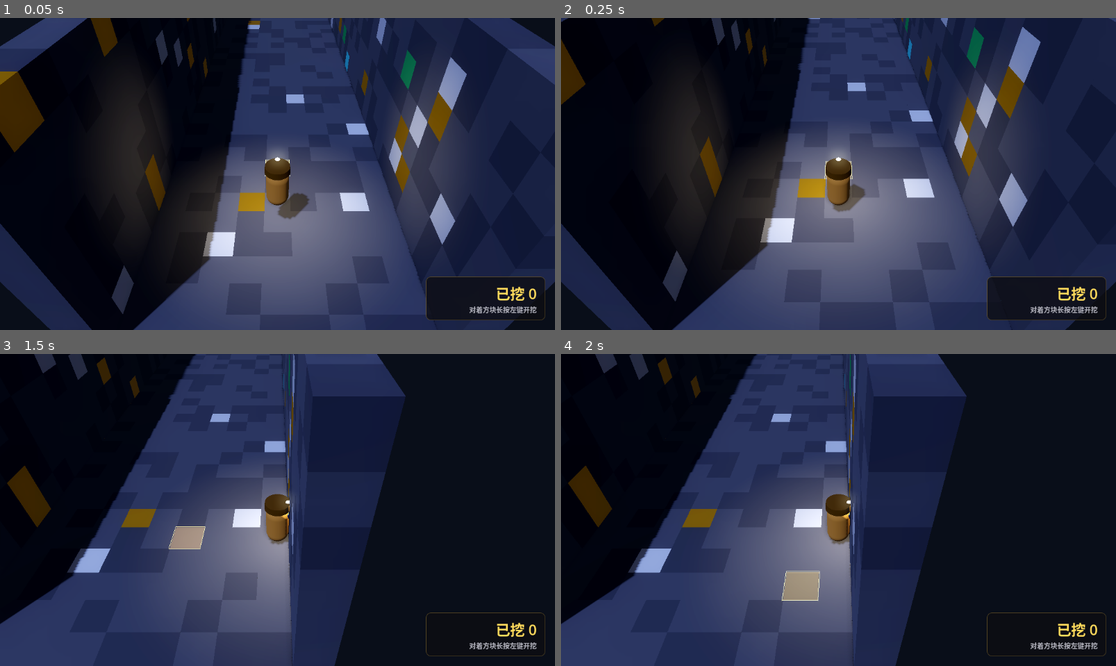
Above: before the commit, frames 1-4 (two rows, left to right).
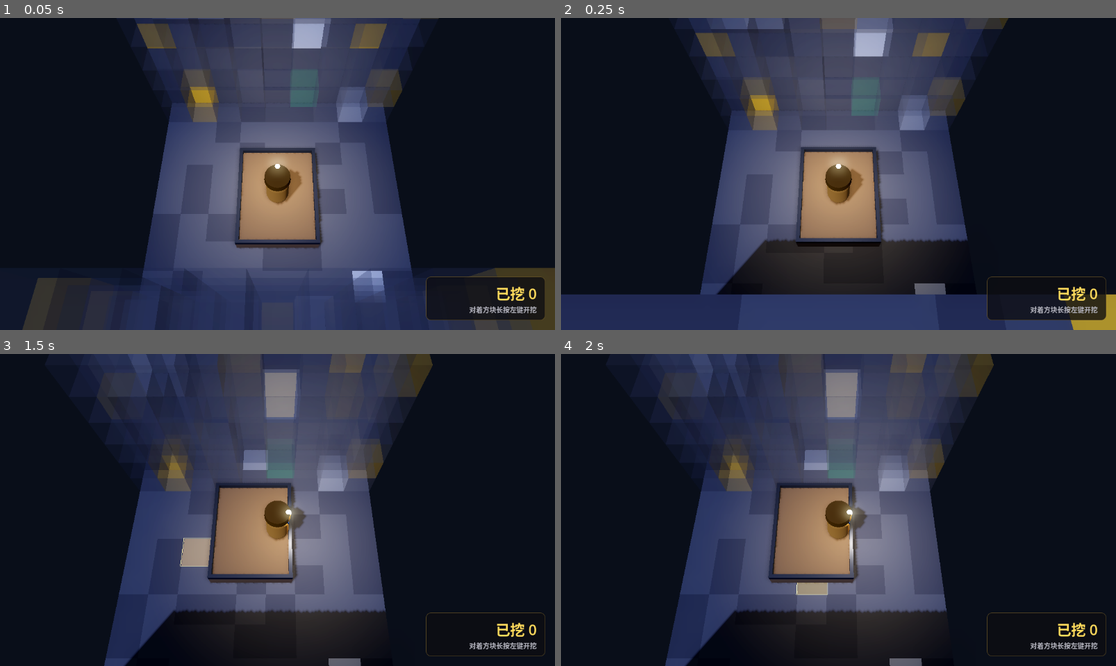
Above: after the commit, the same moments.

Repository: Niannya/VoxelGame
Game: Godot game, scene res://scenes/levels/mine_playground.tscn
Two runs of this game, one before a commit and one after it. Both use one fixed random seed, a clock stepped at 60 frames per second and the inputs below.
Inputs (mouse positions are in pixels of both pictures, inside the frame that each line leads up to):
- Up to frame 1 (0.05 s): no input
- Up to frame 2 (0.25 s): no input
- Up to frame 3 (1.5 s): tap Enter (ui_accept) at 0.5 s; move the mouse to (399, 494) at 0.52 s; press the mouse at (399, 494) at 0.53 s; hold D (move_right) 0.53-1.25 s; tap Space (jump) at 0.77 s; release the mouse at (399, 494) at 1.25 s; drag from (166, 525) to (249, 572) at 1.27 s
- Up to frame 4 (2 s): no input

The runs differ from the first frame. In frame 1, 61% of the frame differs, in the area x 0-100%, y 0-100%; in frame 2, 62%; in frame 3, 42%; in frame 4, 42%.

Commit message:
feat: minecart as auto-advancing platform, plugged tunnel, ghosted ore
- voxel_world: remove side walls, fill the whole passage ahead with ore
  (player must dig through), two-layer MultiMesh (solid + ghost) so un-mined
  blocks near the cart turn translucent and stop blocking the view
- mine_cart: AnimatableBody3D platform that advances on its own, stops when its
  bounding box hits ore, resumes once the row is cleared
- player: clamp to the platform deck while riding it
- player camera: near top-down (-64 deg) with slight forward tilt
- mining: shorter break time (0.4s) since a 3-wide corridor must be dug

Diff:
--- a/scenes/levels/mine_playground.tscn
+++ b/scenes/levels/mine_playground.tscn
@@ -1,16 +1,17 @@
-[gd_scene load_steps=6 format=3]
+[gd_scene load_steps=8 format=3]
 
 [ext_resource type="PackedScene" path="res://scenes/player/player.tscn" id="1_player"]
 [ext_resource type="PackedScene" path="res://scenes/ui/mining_hud.tscn" id="2_hud"]
 [ext_resource type="Script" path="res://scripts/systems/mining_controller.gd" id="3_mining"]
 [ext_resource type="Script" path="res://scripts/world/voxel_world.gd" id="4_world"]
+[ext_resource type="PackedScene" path="res://scenes/world/mine_cart.tscn" id="5_cart"]
 
 [sub_resource type="Environment" id="Environment_main"]
 background_mode = 1
 background_color = Color(0.018, 0.02, 0.028, 1)
 ambient_light_source = 2
 ambient_light_color = Color(0.2, 0.22, 0.3, 1)
-ambient_light_energy = 0.65
+ambient_light_energy = 0.85
 tonemap_mode = 2
 glow_enabled = true
 glow_intensity = 0.7
@@ -20,7 +21,7 @@
 ssao_intensity = 2.2
 fog_enabled = true
 fog_light_color = Color(0.05, 0.06, 0.09, 1)
-fog_density = 0.014
+fog_density = 0.011
 
 [node name="MinePlayground" type="Node3D"]
 
@@ -36,8 +37,13 @@
 [node name="VoxelWorld" type="Node3D" parent="." groups=["voxel_world"]]
 script = ExtResource("4_world")
 
+[node name="MineCart" parent="." instance=ExtResource("5_cart")]
+position = Vector3(0, 0, 3)
+world_path = NodePath("../VoxelWorld")
+
 [node name="Player" parent="." instance=ExtResource("1_player")]
-position = Vector3(0, 0.6, 2)
+position = Vector3(0, 0.05, 3)
+platform_path = NodePath("../MineCart")
 
 [node name="MiningHUD" parent="." instance=ExtResource("2_hud")]
 
--- a/scenes/player/player.tscn
+++ b/scenes/player/player.tscn
@@ -79,8 +79,8 @@
 shadow_enabled = false
 
 [node name="Camera3D" type="Camera3D" parent="."]
-position = Vector3(0, 8.5, 8)
-rotation_degrees = Vector3(-42, 0, 0)
+position = Vector3(0, 11, 4.5)
+rotation_degrees = Vector3(-64, 0, 0)
 fov = 50.0
 near = 0.1
 far = 200.0
--- /dev/null
+++ b/scenes/world/mine_cart.tscn
@@ -0,0 +1,58 @@
+[gd_scene load_steps=7 format=3]
+
+[ext_resource type="Script" path="res://scripts/world/mine_cart.gd" id="1_cart"]
+
+[sub_resource type="BoxShape3D" id="BoxShape3D_deck"]
+size = Vector3(2.8, 0.5, 3.6)
+
+[sub_resource type="BoxMesh" id="BoxMesh_deck"]
+size = Vector3(2.8, 0.5, 3.6)
+
+[sub_resource type="StandardMaterial3D" id="Mat_deck"]
+albedo_color = Color(0.46, 0.34, 0.22, 1)
+roughness = 0.85
+
+[sub_resource type="BoxMesh" id="BoxMesh_rim"]
+size = Vector3(2.8, 0.18, 0.12)
+
+[sub_resource type="BoxMesh" id="BoxMesh_rim_z"]
+size = Vector3(0.12, 0.18, 3.6)
+
+[sub_resource type="StandardMaterial3D" id="Mat_rim"]
+albedo_color = Color(0.28, 0.29, 0.33, 1)
+metallic = 0.7
+roughness = 0.40
+
+[node name="MineCart" type="AnimatableBody3D"]
+script = ExtResource("1_cart")
+
+[node name="Collision" type="CollisionShape3D" parent="."]
+transform = Transform3D(1, 0, 0, 0, 1, 0, 0, 0, 1, 0, -0.25, 0)
+shape = SubResource("BoxShape3D_deck")
+
+[node name="Visual" type="Node3D" parent="."]
+
+[node name="Deck" type="MeshInstance3D" parent="Visual"]
+transform = Transform3D(1, 0, 0, 0, 1, 0, 0, 0, 1, 0, -0.25, 0)
+mesh = SubResource("BoxMesh_deck")
+surface_material_override/0 = SubResource("Mat_deck")
+
+[node name="RimFront" type="MeshInstance3D" parent="Visual"]
+transform = Transform3D(1, 0, 0, 0, 1, 0, 0, 0, 1, 0, 0.09, -1.74)
+mesh = SubResource("BoxMesh_rim")
+surface_material_override/0 = SubResource("Mat_rim")
+
+[node name="RimBack" type="MeshInstance3D" parent="Visual"]
+transform = Transform3D(1, 0, 0, 0, 1, 0, 0, 0, 1, 0, 0.09, 1.74)
+mesh = SubResource("BoxMesh_rim")
+surface_material_override/0 = SubResource("Mat_rim")
+
+[node name="RimLeft" type="MeshInstance3D" parent="Visual"]
+transform = Transform3D(1, 0, 0, 0, 1, 0, 0, 0, 1, -1.34, 0.09, 0)
+mesh = SubResource("BoxMesh_rim_z")
+surface_material_override/0 = SubResource("Mat_rim")
+
+[node name="RimRight" type="MeshInstance3D" parent="Visual"]
+transform = Transform3D(1, 0, 0, 0, 1, 0, 0, 0, 1, 1.34, 0.09, 0)
+mesh = SubResource("BoxMesh_rim_z")
+surface_material_override/0 = SubResource("Mat_rim")
--- a/scripts/player/player.gd
+++ b/scripts/player/player.gd
@@ -10,8 +10,18 @@
 @export var gravity: float = 24.0
 ## 起跳速度按「至少能跳上一格方块」定：v²/(2g) = 7.5²/48 ≈ 1.17 格
 @export var jump_velocity: float = 7.5
+## 绑定移动平台后，玩家只能在平台顶面范围内活动
+@export var platform_path: NodePath
+@export var platform_margin: float = 0.5
 
 @onready var visual: Node3D = $Visual
+
+var _platform: Node3D
+
+
+func _ready() -> void:
+	if not platform_path.is_empty():
+		_platform = get_node_or_null(platform_path)
 
 
 func _physics_process(delta: float) -> void:
@@ -37,3 +47,18 @@
 		velocity.y -= gravity * delta
 
 	move_and_slide()
+	_clamp_to_platform()
+
+
+func _clamp_to_platform() -> void:
+	## 把玩家夹在平台顶面内。平台自己会带着玩家走（移动平台速度传递），
+	## 这里只负责不让玩家跑出平台边缘。
+	if _platform == null:
+		return
+
+	var hw: float = _platform.deck_half_width - platform_margin
+	var hd: float = _platform.deck_half_depth - platform_margin
+	var local := _platform.to_local(global_position)
+	local.x = clampf(local.x, -hw, hw)
+	local.z = clampf(local.z, -hd, hd)
+	global_position = _platform.to_global(local)
--- a/scripts/systems/mining_controller.gd
+++ b/scripts/systems/mining_controller.gd
@@ -11,7 +11,7 @@
 @export var world_path: NodePath
 @export var hud_path: NodePath
 @export var max_distance: float = 18.0
-@export var break_time: float = 0.55
+@export var break_time: float = 0.4
 
 var total_broken: int = 0
 var broken_by_type: Dictionary = {}
--- /dev/null
+++ b/scripts/world/mine_cart.gd
@@ -0,0 +1,44 @@
+extends AnimatableBody3D
+## 移动平台式矿车：自动向前推进，前方有矿则停下，玩家挖开后继续走。
+## 平台顶面（本节点原点所在的 y）就是玩家站立面。
+
+@export var world_path: NodePath
+@export var speed: float = 2.2
+@export var deck_half_width: float = 1.4
+@export var deck_half_depth: float = 1.8
+@export var clearance_height: float = 1.45
+
+var blocked: bool = false
+
+var _world: Node3D
+var _last_ghost_z: float = 1e9
+
+
+func _ready() -> void:
+	_world = get_node_or_null(world_path)
+	if _world:
+		_world.update_ghosting(global_position)
+
+
+func _physics_process(delta: float) -> void:
+	if _world == null:
+		return
+
+	var step := speed * delta
+	var next := global_position + Vector3(0, 0, -step)
+
+	# 用车身包围盒探前方一格，有矿就停住，等玩家挖开
+	blocked = _world.is_blocked_at(
+		next,
+		deck_half_width,
+		deck_half_depth,
+		global_position.y + 0.05,
+		global_position.y + clearance_height)
+
+	if not blocked:
+		global_position = next
+
+	# 走出一段就重算虚化范围
+	if absf(global_position.z - _last_ghost_z) > 0.5:
+		_last_ghost_z = global_position.z
+		_world.update_ghosting(global_position)
--- a/scripts/world/voxel_world.gd
+++ b/scripts/world/voxel_world.gd
@@ -1,24 +1,29 @@
 extends Node3D
-## 运行时体素世界：持有方块网格数据、渲染用 MultiMesh、以及可破坏的碰撞体。
-## 与烘焙版矿洞不同，这里每块方块都有坐标可查，才能做射线拾取和破坏。
+## 运行时体素世界。
+## 结构：起始空腔（矿车停靠）+ 前方整段矿道被矿体填满，必须由玩家挖开。
+## 不生成侧墙，避免俯视角下遮挡视野。
+## 渲染分两层 MultiMesh：实体层（不透明）与虚化层（半透明），
+## 靠近矿车的未挖方块切到虚化层，免得挡住后面的矿。
 
 const BLOCK := 1.0
+## 零缩放 + 挪到远处，等价于隐藏该实例
+var _hidden_xf := Transform3D(Basis.IDENTITY.scaled(Vector3.ZERO), Vector3(0, -9999, 0))
 
 @export var rng_seed: int = 20261120
-@export var interior_half_width: int = 4   # 内部半宽（块），4 => 内部 9 格宽
-@export var interior_height: int = 6       # 内部高度（块）
+@export var interior_half_width: int = 4   # 内部半宽（块），4 => 9 格宽
+@export var interior_height: int = 6       # 填矿高度（块）
 @export var tunnel_length: int = 40        # 纵深（块）
-@export var z_start: int = 6               # 起点 z
+@export var z_start: int = 6               # 起始空腔尾端 z
+@export var chamber_length: int = 7        # 起始空腔长度
+@export var ghost_radius: float = 4.0      # 矿车前后多远的未挖方块要虚化
 
 signal block_broken(pos: Vector3i, key: String)
 
-var grid: Dictionary = {}                  # Vector3i -> String（方块类型）
-var _instance_index: Dictionary = {}       # Vector3i -> int（在对应 MultiMesh 里的下标）
-var _multimeshes: Dictionary = {}          # key -> MultiMesh
-var _collisions: Dictionary = {}           # Vector3i -> CollisionShape3D
-var _mats: Dictionary = {}
-var _shared_box_shape: BoxShape3D
-var _body: StaticBody3D
+var grid: Dictionary = {}                  # Vector3i -> String
+var _index: Dictionary = {}                # Vector3i -> int（两层 MultiMesh 共用下标）
+var _solid: Dictionary = {}                # key -> MultiMesh
+var _ghost: Dictionary = {}                # key -> MultiMesh
+var _ghosted: Dictionary = {}              # Vector3i -> true
 var _rng := RandomNumberGenerator.new()
 var _built := false
 
@@ -35,32 +40,36 @@
 		return
 	_built = true
 	_rng.seed = rng_seed
-
-	_make_materials()
 	_fill_grid()
 	_build_visuals()
-	_build_collision()
+
+
+func chamber_end_z() -> int:
+	return z_start - chamber_length + 1
 
 
 func _fill_grid() -> void:
 	var hw := interior_half_width
 	var h := interior_height
 	var z_lo := z_start - tunnel_length + 1
-
+	var chamber_end := chamber_end_z()
+
+	# 地板两层，贯穿全程
 	for k in range(z_lo, z_start + 1):
-		for i in range(-hw - 1, hw + 2):
-			# 地板铺两层：挖穿第一层能看见下面的岩层，而不是直接露出虚空
+		for i in range(-hw, hw + 1):
 			grid[Vector3i(i, -1, k)] = _pick(0.05)
 			grid[Vector3i(i, -2, k)] = _pick(0.05)
-		for j in range(-2, h + 1):
-			grid[Vector3i(-hw - 1, j, k)] = _pick(0.11)
-			grid[Vector3i(hw + 1, j, k)] = _pick(0.11)
-
-	# 尽头待挖的矿壁
-	for dz in [1, 2]:
-		for i in range(-hw - 1, hw + 2):
-			for j in range(-2, h + 1):
-				grid[Vector3i(i, j, z_lo - dz)] = _pick(0.22)
+
+	# 空腔之后整段堵死，玩家必须自己挖开
+	for k in range(z_lo, chamber_end):
+		for i in range(-hw, hw + 1):
+			for j in range(0, h):
+				grid[Vector3i(i, j, k)] = _pick(0.12)
+
+	# 空腔尾墙，避免回望看到虚空
+	for i in range(-hw, hw + 1):
+		for j in range(-2, h):
+			grid[Vector3i(i, j, z_start + 1)] = _pick(0.08)
 
 
 func _pick(ore_chance: float) -> String:
@@ -76,30 +85,7 @@
 	return "stone_a" if _rng.randf() < 0.68 else "stone_b"
 
 
-func _make_materials() -> void:
-	_mats["stone_a"] = _mat(Color(0.335, 0.330, 0.355), 0.95, 0.0)
-	_mats["stone_b"] = _mat(Color(0.272, 0.267, 0.296), 0.95, 0.0)
-	_mats["gold"] = _mat(Color(0.80, 0.60, 0.15), 0.30, 0.70, Color(0.55, 0.38, 0.05), 0.35)
-	_mats["quartz"] = _mat(Color(0.85, 0.86, 0.90), 0.20, 0.10, Color(0.32, 0.34, 0.42), 0.25)
-	_mats["diamond"] = _mat(Color(0.38, 0.78, 0.88), 0.12, 0.30, Color(0.10, 0.38, 0.48), 0.55)
-	_mats["emerald"] = _mat(Color(0.25, 0.68, 0.42), 0.18, 0.25, Color(0.05, 0.30, 0.15), 0.45)
-
-
-func _mat(albedo: Color, roughness: float, metallic: float,
-		emission: Color = Color.BLACK, emission_energy: float = 0.0) -> StandardMaterial3D:
-	var m := StandardMaterial3D.new()
-	m.albedo_color = albedo
-	m.roughness = roughness
-	m.metallic = metallic
-	if emission_energy > 0.0:
-		m.emission_enabled = true
-		m.emission = emission
-		m.emission_energy_multiplier = emission_energy
-	return m
-
-
 func _build_visuals() -> void:
-	# 先按类型分组，才能一次分配固定 instance_count
 	var by_key: Dictionary = {}
 	for pos in grid:
 		var key: String = grid[pos]
@@ -109,78 +95,146 @@
 
 	for key in by_key:
 		var positions: Array = by_key[key]
-		var mm := MultiMesh.new()
-		mm.transform_format = MultiMesh.TRANSFORM_3D
-		var box := BoxMesh.new()
-		box.size = Vector3(BLOCK, BLOCK, BLOCK)
-		box.material = _mats[key]
-		mm.mesh = box
-		mm.instance_count = positions.size()
-		for idx in positions.size():
-			var p: Vector3i = positions[idx]
-			mm.set_instance_transform(idx, Transform3D(Basis.IDENTITY, Vector3(p) * BLOCK))
-			_instance_index[p] = idx
-		var inst := MultiMeshInstance3D.new()
-		inst.name = "Blocks_" + key
-		inst.multimesh = mm
-		add_child(inst)
-		_multimeshes[key] = mm
-
-
-func _build_collision() -> void:
-	_shared_box_shape = BoxShape3D.new()
-	_shared_box_shape.size = Vector3(BLOCK, BLOCK, BLOCK)
-
-	_body = StaticBody3D.new()
-	_body.name = "BlockCollision"
-	add_child(_body)
-
-	# 只给「露在空气里」的方块建碰撞体，内部的看不见也摸不到
+		_solid[key] = _make_multimesh(positions, key, false)
+		_ghost[key] = _make_multimesh(positions, key, true)
+
+		var s := MultiMeshInstance3D.new()
+		s.name = "Solid_" + key
+		s.multimesh = _solid[key]
+		add_child(s)
+
+		var g := MultiMeshInstance3D.new()
+		g.name = "Ghost_" + key
+		g.multimesh = _ghost[key]
+		g.cast_shadow = GeometryInstance3D.SHADOW_CASTING_SETTING_OFF
+		add_child(g)
+
+
+func _make_multimesh(positions: Array, key: String, ghost: bool) -> MultiMesh:
+	var mm := MultiMesh.new()
+	mm.transform_format = MultiMesh.TRANSFORM_3D
+	var box := BoxMesh.new()
+	box.size = Vector3(BLOCK, BLOCK, BLOCK)
+	box.material = _material(key, ghost)
+	mm.mesh = box
+	mm.instance_count = positions.size()
+
+	for idx in positions.size():
+		var p: Vector3i = positions[idx]
+		mm.set_instance_transform(idx, _hidden_xf if ghost else Transform3D(Basis.IDENTITY, Vector3(p) * BLOCK))
+		_index[p] = idx
+	return mm
+
+
+func _base_color(key: String) -> Color:
+	match key:
+		"gold":
+			return Color(0.80, 0.60, 0.15)
+		"quartz":
+			return Color(0.85, 0.86, 0.90)
+		"diamond":
+			return Color(0.38, 0.78, 0.88)
+		"emerald":
+			return Color(0.25, 0.68, 0.42)
+		"stone_b":
+			return Color(0.272, 0.267, 0.296)
+		_:
+			return Color(0.335, 0.330, 0.355)
+
+
+func _material(key: String, ghost: bool) -> StandardMaterial3D:
+	var base := _base_color(key)
+	var m := StandardMaterial3D.new()
+	m.albedo_color = base
+	m.roughness = 0.6 if ghost else 0.92
+	m.metallic = 0.2 if ghost else 0.05
+
+	if key in ["gold", "quartz", "diamond", "emerald"]:
+		m.emission_enabled = true
+		m.emission = base * 0.6
+		m.emission_energy_multiplier = 0.5 if ghost else 0.35
+
+	if ghost:
+		m.transparency = BaseMaterial3D.TRANSPARENCY_ALPHA
+		m.albedo_color.a = 0.32
+		m.roughness = 0.85
+	return m
+
+
+# ---------------------------------------------------------------- 虚化
+
+func update_ghosting(center: Vector3) -> void:
+	var want: Dictionary = {}
 	for pos in grid:
-		if _is_exposed(pos):
-			_ensure_collision(pos)
-
-
-func _is_exposed(pos: Vector3i) -> bool:
-	return not grid.has(pos + Vector3i.UP) \
-		or not grid.has(pos + Vector3i.DOWN) \
-		or not grid.has(pos + Vector3i.LEFT) \
-		or not grid.has(pos + Vector3i.RIGHT) \
-		or not grid.has(pos + Vector3i.FORWARD) \
-		or not grid.has(pos + Vector3i.BACK)
-
-
-func _ensure_collision(pos: Vector3i) -> void:
-	if _collisions.has(pos):
+		if pos.y < 0:
+			continue
+		if absf(float(pos.z) - center.z) <= ghost_radius:
+			want[pos] = true
+
+	for pos in want:
+		if not _ghosted.has(pos):
+			_set_ghost(pos, true)
+
+	for pos in _ghosted.keys():
+		if not want.has(pos) and grid.has(pos):
+			_set_ghost(pos, false)
+
+
+func _set_ghost(pos: Vector3i, on: bool) -> void:
+	var key: String = grid.get(pos, "")
+	if not _solid.has(key):
 		return
-	var cs := CollisionShape3D.new()
-	cs.shape = _shared_box_shape
-	cs.position = Vector3(pos) * BLOCK
-	_body.add_child(cs)
-	_collisions[pos] = cs
-
-
-func _drop_collision(pos: Vector3i) -> void:
-	if _collisions.has(pos):
-		_collisions[pos].queue_free()
-		_collisions.erase(pos)
+	var idx: int = _index.get(pos, -1)
+	if idx < 0:
+		return
+	var here := Transform3D(Basis.IDENTITY, Vector3(pos) * BLOCK)
+	_solid[key].set_instance_transform(idx, _hidden_xf if on else here)
+	_ghost[key].set_instance_transform(idx, here if on else _hidden_xf)
+	if on:
+		_ghosted[pos] = true
+	else:
+		_ghosted.erase(pos)
+
+
+func ghosted_count() -> int:
+	return _ghosted.size()
+
+
+# ---------------------------------------------------------------- 碰撞查询
+
+func cell_of(p: float) -> int:
+	return floori(p + 0.5)
+
+
+func _cells(a: float, b: float) -> Array[int]:
+	var out: Array[int] = []
+	for v in range(cell_of(a), cell_of(b - 0.0001) + 1):
+		out.append(v)
+	return out
+
+
+func is_blocked_at(center: Vector3, half_w: float, half_d: float,
+		y_min: float, y_max: float) -> bool:
+	for i in _cells(center.x - half_w, center.x + half_w):
+		for j in _cells(y_min, y_max):
+			for k in _cells(center.z - half_d, center.z + half_d):
+				if grid.has(Vector3i(i, j, k)):
+					return true
+	return false
 
 
 # ---------------------------------------------------------------- 拾取 / 破坏
 
 func raycast_block(origin: Vector3, dir: Vector3, max_dist: float = 60.0) -> Dictionary:
-	## 体素 DDA 遍历：不依赖碰撞体，直接在网格里找第一个实心格。
-	## 返回 {hit: bool, pos: Vector3i, normal: Vector3i}
+	## 体素 DDA：不依赖碰撞体，直接在网格里找第一个实心格。
 	if dir.length_squared() < 0.000001:
 		return {"hit": false}
 
 	var d := dir.normalized()
-	# 方块 i 覆盖 [i-0.5, i+0.5)，平移到 q=p+0.5 后正好是 [i, i+1)
 	var o := origin + Vector3(0.5, 0.5, 0.5)
 	var cell := Vector3i(floori(o.x), floori(o.y), floori(o.z))
 	var step := Vector3i(_axis_step(d.x), _axis_step(d.y), _axis_step(d.z))
-	var t_delta := Vector3(
-		_inv_or_inf(d.x), _inv_or_inf(d.y), _inv_or_inf(d.z))
+	var t_delta := Vector3(_inv_or_inf(d.x), _inv_or_inf(d.y), _inv_or_inf(d.z))
 	var t_max := Vector3(
 		_first_t(o.x, cell.x, d.x), _first_t(o.y, cell.y, d.y), _first_t(o.z, cell.z, d.z))
 
@@ -246,21 +300,14 @@
 		return false
 
 	var key: String = grid[pos]
-	var idx: int = _instance_index.get(pos, -1)
-	var mm: MultiMesh = _multimeshes.get(key)
-	if mm != null and idx >= 0:
-		# 缩到零并把实例挪远，等价于隐藏（直接减 instance_count 会打乱下标）
-		mm.set_instance_transform(idx, Transform3D(Basis().scaled(Vector3.ZERO), Vector3(0, -9999, 0)))
-
-	_drop_collision(pos)
+	var idx: int = _index.get(pos, -1)
+	if _solid.has(key) and idx >= 0:
+		_solid[key].set_instance_transform(idx, _hidden_xf)
+		_ghost[key].set_instance_transform(idx, _hidden_xf)
+
+	_ghosted.erase(pos)
 	grid.erase(pos)
-	_instance_index.erase(pos)
-
-	# 破开之后邻居暴露出来，补上碰撞体
-	for offset in [Vector3i.UP, Vector3i.DOWN, Vector3i.LEFT, Vector3i.RIGHT, Vector3i.FORWARD, Vector3i.BACK]:
-		var n: Vector3i = pos + offset
-		if grid.has(n):
-			_ensure_collision(n)
+	_index.erase(pos)
 
 	block_broken.emit(pos, key)
 	return true
--- /dev/null
+++ b/tools/capture_cart.gd
@@ -0,0 +1,47 @@
+extends Node
+## 验证：矿车被矿体挡住 → 挖开 → 自动前进，且玩家留在平台上。
+
+const DIR := "D:/GodotProjects/voxel-game/.workbuddy/"
+
+
+func _ready() -> void:
+	await get_tree().process_frame
+	await get_tree().create_timer(1.2).timeout
+
+	var world := get_node("MinePlayground/VoxelWorld")
+	var cart := get_node("MinePlayground/MineCart")
+	var player := get_tree().get_first_node_in_group("player")
+
+	var z0: float = cart.global_position.z
+	print("起始：矿车 z=%.2f  卡住=%s  虚化方块=%d" % [z0, cart.blocked, world.ghosted_count()])
+
+	await RenderingServer.frame_post_draw
+	get_viewport().get_texture().get_image().save_png(DIR + "cart_blocked.png")
+
+	# 找到正前方第一排有矿的格子
+	var block_z := 9999
+	for k in range(int(floor(z0)), -60, -1):
+		if world.has_block(Vector3i(0, 0, k)):
+			block_z = k
+			break
+	print("前方阻挡排 z=%d" % block_z)
+
+	# 挖开两排 3 宽 × 2 高
+	for row in 2:
+		for i in range(-1, 2):
+			for j in range(0, 2):
+				world.break_block(Vector3i(i, j, block_z - row))
+
+	await get_tree().create_timer(2.5).timeout
+
+	var z1: float = cart.global_position.z
+	print("挖开后：矿车 z=%.2f  前进 %.2f  卡住=%s" % [z1, z0 - z1, cart.blocked])
+
+	var local: Vector3 = cart.to_local(player.global_position)
+	print("玩家相对平台：%s（平台半宽 %.1f / 半深 %.1f）" % [
+		local, cart.deck_half_width, cart.deck_half_depth])
+
+	await RenderingServer.frame_post_draw
+	get_viewport().get_texture().get_image().save_png(DIR + "cart_moved.png")
+
+	get_tree().quit(0)
--- a/tools/capture_playground.tscn
+++ b/tools/capture_cart.tscn
@@ -1,7 +1,7 @@
 [gd_scene load_steps=3 format=3]
 
 [ext_resource type="PackedScene" path="res://scenes/levels/mine_playground.tscn" id="1_level"]
-[ext_resource type="Script" path="res://tools/capture_playground.gd" id="2_cap"]
+[ext_resource type="Script" path="res://tools/capture_cart.gd" id="2_cap"]
 
 [node name="CaptureRoot" type="Node"]
 script = ExtResource("2_cap")
--- a/tools/capture_playground.gd
+++ /dev/null
@@ -1,47 +0,0 @@
-extends Node
-## 一次性验证工具：模拟按住前进键跑一段，打印位移并截图。
-
-const OUT_PATH := "D:/GodotProjects/voxel-game/.workbuddy/playground.png"
-const HOLD_SECONDS := 1.2
-
-
-func _ready() -> void:
-	await get_tree().process_frame
-
-	var player := get_tree().get_first_node_in_group("player")
-	if player == null:
-		push_error("找不到 player 组的节点")
-		get_tree().quit(1)
-		return
-
-	var cam := player.get_node_or_null("Camera3D")
-	if cam:
-		print("相机欧拉角: ", cam.global_rotation_degrees)
-		print("相机当前生效: ", cam.current)
-
-	var start: Vector3 = player.global_position
-	print("起始位置: ", start)
-
-	Input.action_press("move_forward")
-	for i in 6:
-		await get_tree().create_timer(0.2).timeout
-		print("  t=%.1fs strength=%.2f vel=%s pos=%s" % [
-			(i + 1) * 0.2,
-			Input.get_action_strength("move_forward"),
-			player.velocity,
-			player.global_position,
-		])
-	Input.action_release("move_forward")
-	await get_tree().create_timer(0.35).timeout
-
-	var end: Vector3 = player.global_position
-	print("前进后位置: ", end)
-	print("位移: ", end - start, "  长度: %.2f" % (end - start).length())
-	print("是否在地面: ", player.is_on_floor())
-
-	await RenderingServer.frame_post_draw
-	var img := get_viewport().get_texture().get_image()
-	if img.save_png(OUT_PATH) == OK:
-		print("截图已保存: ", OUT_PATH)
-
-	get_tree().quit(0)
Not shown, added: scripts/systems/mining_controller.gd.uid
Not shown, added: scripts/ui/mining_hud.gd.uid
Not shown, added: scripts/world/mine_cart.gd.uid
Not shown, added: scripts/world/voxel_world.gd.uid
Not shown, added: tools/capture_cart.gd.uid
Not shown, added: tools/capture_mining.gd.uid
Not shown, removed: tools/capture_playground.gd.uid
